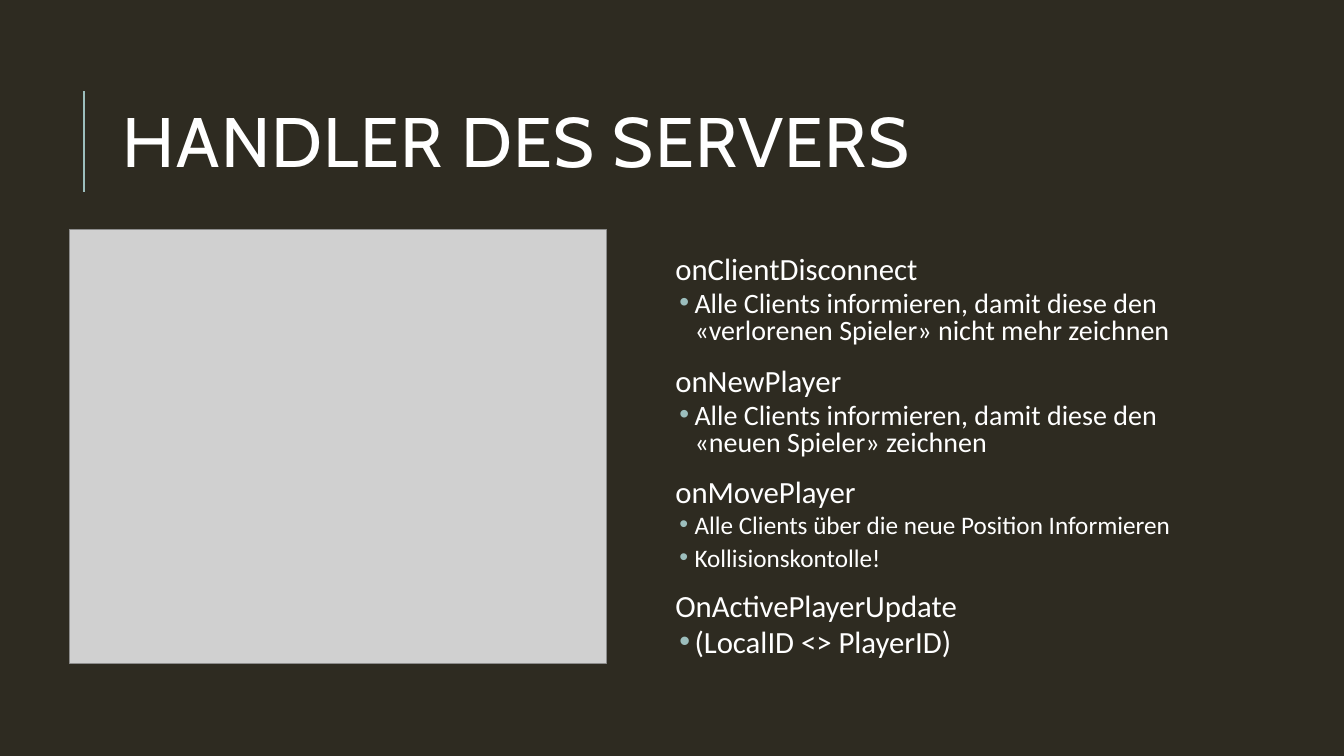
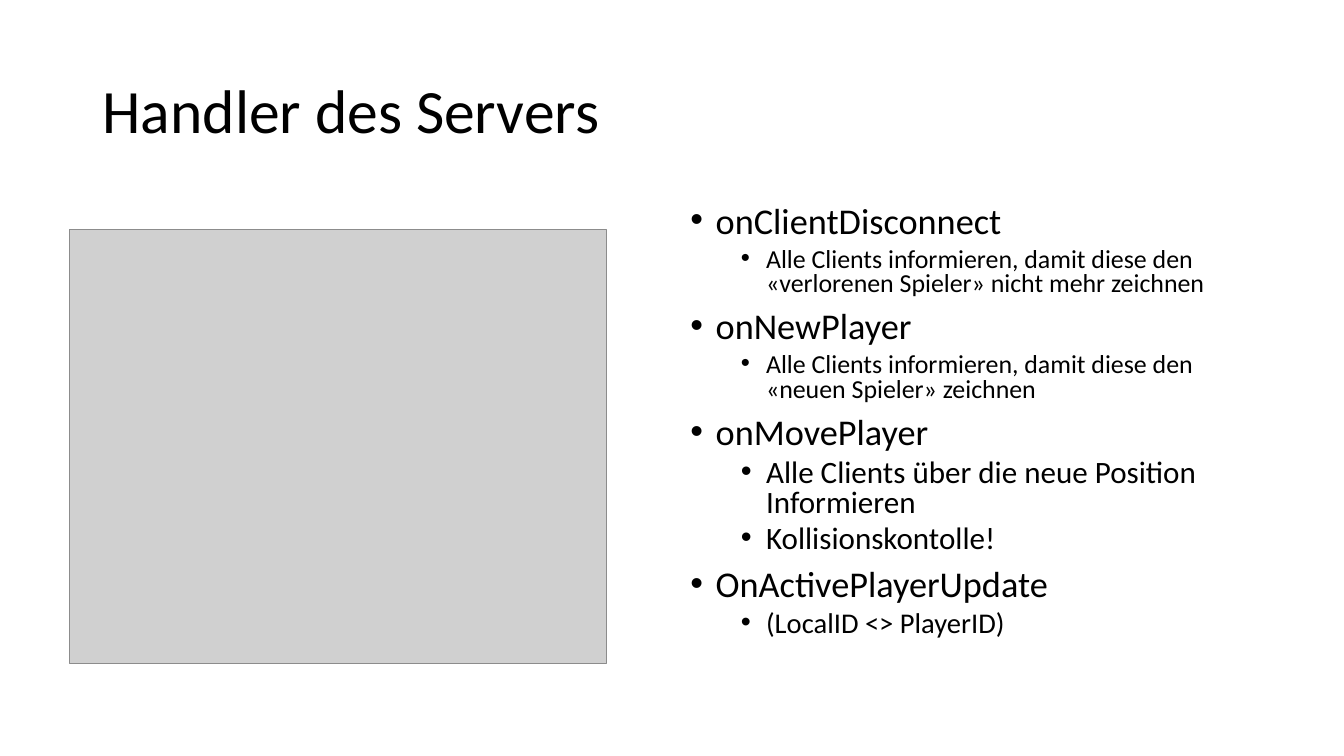
Before and after one commit to Toixinhell/Versteckies, a slide deck: slide 29 of Fangies.pptx (slide 13 before the commit). Drawn at 1344x756 pixels with LibreOffice and Linux fonts; fonts in the diff are those of the drawing; grey boxes stand for pictures. Boxes give left, top, right and bottom in pixels: in the first picture for what was removed or moved away, otherwise in the second. Text is boxed around its words. In the diff, an @@ line names an element or a change of style, - is before the commit and + after.

```diff
--- a/Fangies.pptx
+++ b/Fangies.pptx
@@ background #2E2B21 to #FFFFFF @@
@@ line removed from (84, 192) to (84, 91) @@
@@ title at <box>102,90,599,134</box>: text changed; size 50 to 44 pt; font Cabin to Calibri; text colour #FFFFFF to #000000 @@
-HANDLER DES SERVERS
+Handler des Servers
@@ text "onClientDisconnect": place and size @@
-text "onClientDisconnect" at <box>675,258,1170,658</box>
+text "onClientDisconnect" at <box>716,208,1204,638</box>
@@ text "onClientDisconnect" at <box>716,208,1204,638</box>: size 22 to 25.9 pt in "onClientDisconnect", "onNewPlayer", "onMovePlayer", "OnActivePlayerUpdate"; text colour #FFFFFF to #000000; size 20 to 18.5 pt in "Alle Clients informieren, damit diese den «verlorenen ...", "Alle Clients informieren, damit diese den «neuen ..."; size 18 to 22.2 pt in "Alle Clients über die neue Position Informieren", "Kollisionskontolle!"; size 22 to 20.4 pt in "(LocalID <> PlayerID)"; bullet   to •; less space between paragraphs; indent changed @@
```
Also in this commit, not shown: 13 other slides changed, 19 slides added, 2 slides removed.
